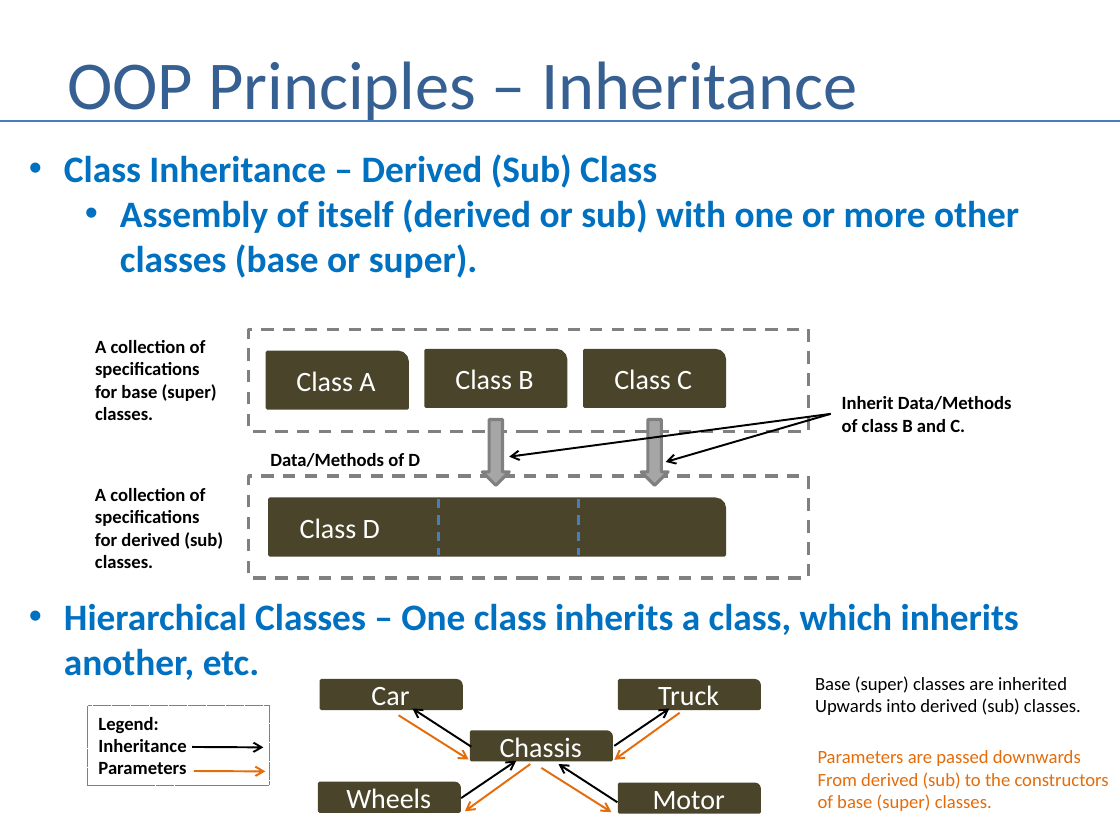
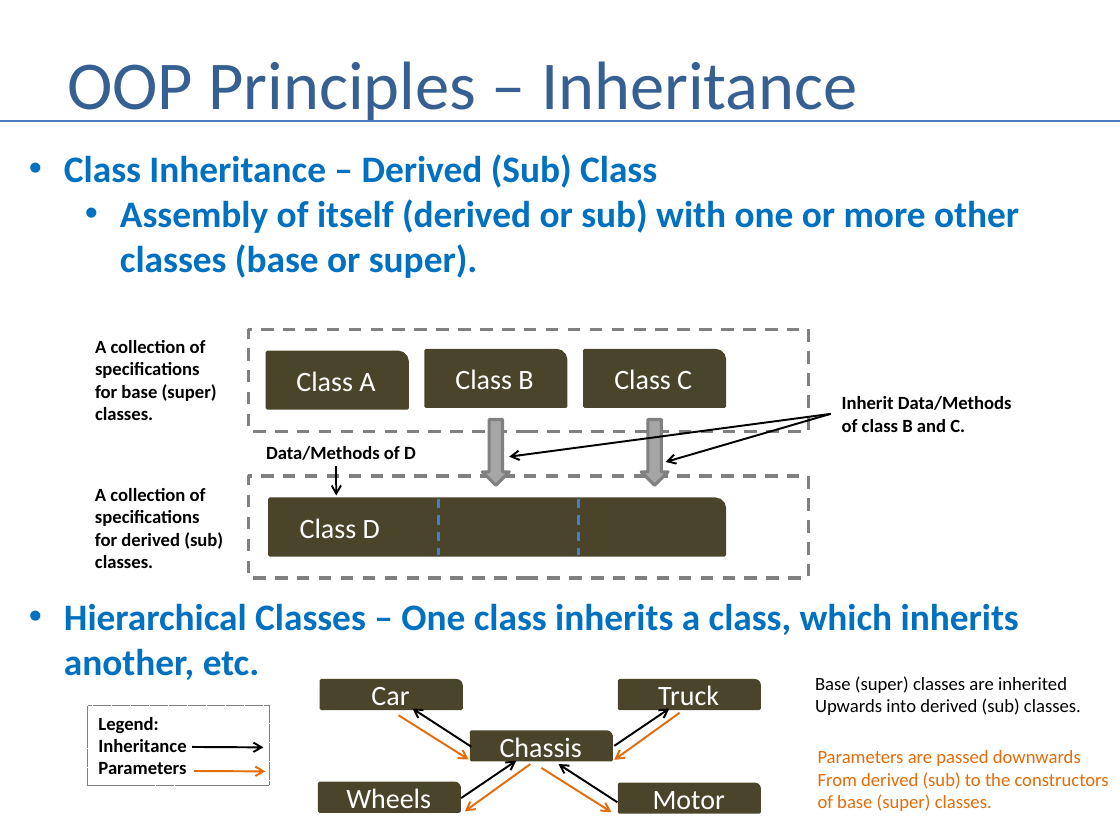
Before and after one commit to andrewferlitsch/Portland-Data-Science-Group, a slide deck: slide 5 of Presentations/OOP.pptx (slide 3 before the commit). Drawn at 1120x840 pixels with LibreOffice and Linux fonts; fonts in the diff are those of the drawing. Boxes give left, top, right and bottom in pixels: in the first picture for what was removed or moved away, otherwise in the second. Text is boxed around its words. In the diff, an @@ line names an element or a change of style, - is before the commit and + after.

```diff
--- a/Presentations/OOP.pptx
+++ b/Presentations/OOP.pptx
@@ text "Data/Methods of D": place and size @@
-text "Data/Methods of D" at [270, 453, 420, 467]
+text "Data/Methods of D" at [266, 446, 416, 460]
@@ arrow added from (336, 466) to (336, 495), #000000 1.25 pt @@
```
Also in this commit, not shown: 1 other slide changed, 2 slides added, 1 other file.
